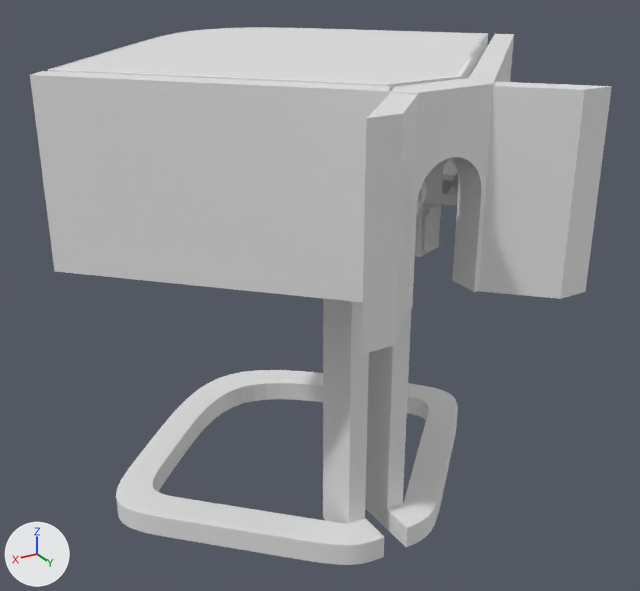
The glTF model glb/rhombi-tafel.glb, before and after one commit.
Camera for both pictures: a 50 mm camera at (0.256, 0.313, 0.075) aimed at (0.002, -0.111, -0.137). Lighting does not change. The marker at lower left points along +X, +Y and +Z. The first picture is the older version. Where no turn or scale is listed for an object, it has been applied to the vertices. Vertices at exactly the same position are counted once.

Names of what the first picture shows: 'kader_a', 'kader_l', 'kader_r', 'kap', 'kern', 'voet_a', 'voet_t' and 2 more.
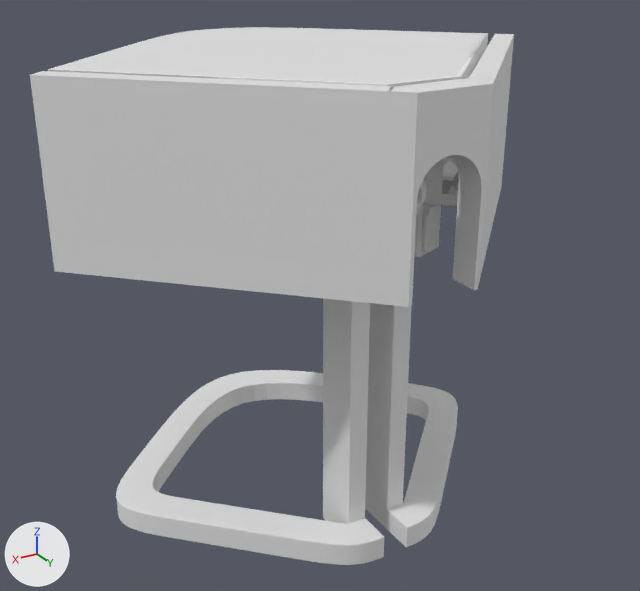
Location of each change, (x1, y1, x2, y2) in pixels of the pictures (640 x 591 px):
'voet_a', deleted
    before: (362, 81, 612, 354)
part 1 of me_kap, built on (mostly hidden)
    before: (73, 28, 449, 63)
    after: (48, 28, 488, 177)
'kader_a', unchanged, uncovered by the edit
    before: (389, 78, 495, 290)
    after: (383, 78, 495, 307)

Patch to the scene script:
```diff
--- a/glb/rhombi-tafel.glb.py
+++ b/glb/rhombi-tafel.glb.py
@@ me_kap @@
 # used by ob_kap; location = (0.0, 0.0, -0.0689)
-me_kap.from_pydata(...)  # 10382 vertices, 23491 faces; spans x -0.142..0.141, y -0.253..-0.02, z -0.028..0.073
+me_kap.from_pydata(...)  # 10759 vertices, 24355 faces; spans x -0.142..0.141, y -0.253..-0.02, z -0.028..0.073
+# me_kap part 1: 76 vertices moved within x -0.141..0.127, y -0.252..-0.139, z -0.027..0.073; 377 vertices added at x -0.141..0.14, y -0.253..-0.02, z -0.027..0.073
 me_kap.materials.append(mat_material2_001)
@@ ob_voet_a @@
-ob_voet_a = bpy.data.objects.new('voet_a', me_cube_007)
-ob_voet_a.location = (0.0002, 0.0246, -0.0967)
```
